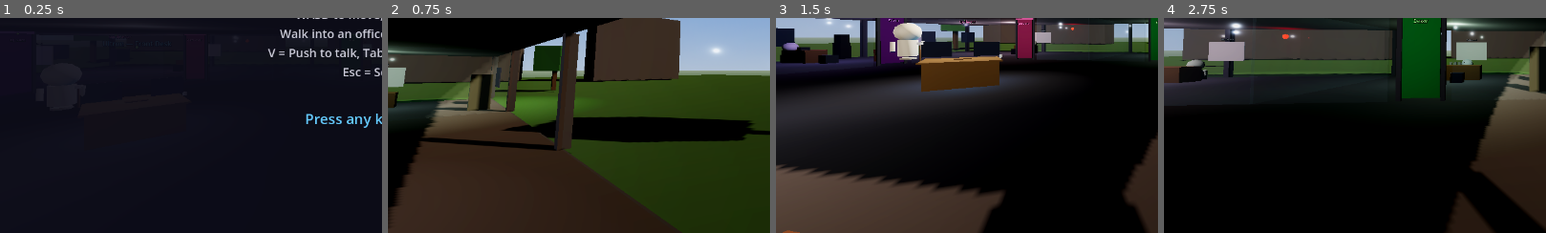
Above: before the commit, frames 1-4 (left to right).
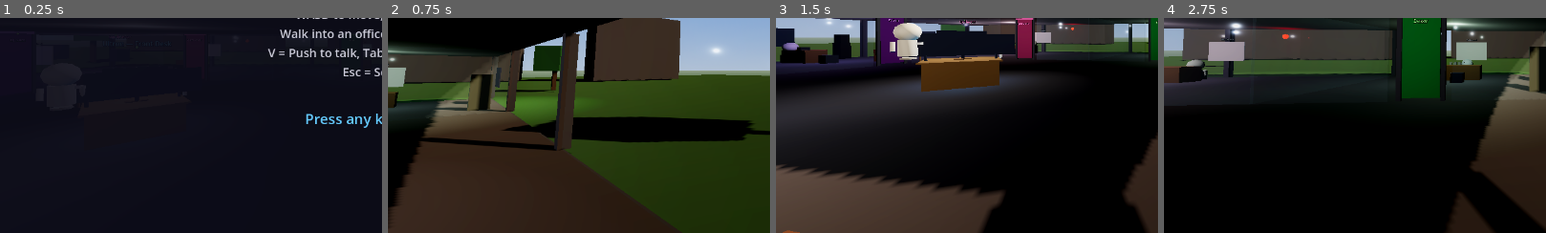
Above: after the commit, the same moments.

Repository: ultron02012026-agent/agent-office
Game: Godot game, scene res://scenes/main.tscn
Two runs of this game, one before a commit and one after it. Both use one fixed random seed, a clock stepped at 60 frames per second and the inputs below.
Inputs (mouse positions are % of the whole screen's width and height, from its top left):
- Up to frame 1 (0.25 s): no input
- Up to frame 2 (0.75 s): tap Enter at 0.5 s; move the mouse to (72, 45) at 0.52 s; hold D (move_right) from 0.53 s (still down); click (72, 45) at 0.67 s
- Up to frame 3 (1.5 s): move the mouse to (45, 50) at 1.27 s; release D (move_right) at 1.28 s; hold W (move_forward) from 1.28 s (still down)
- Up to frame 4 (2.75 s): keep holding W (move_forward); move the mouse to (52, 48) at 2.02 s
The pictures show only the part of the screen within x 0-50%, y 45-95%; the shares and areas given below are measured in that part.

The runs differ from the first frame. In frame 3, 1.5% of the frame differs, in the area x 34-63%, y 5-20%; in frame 4, nothing differs.

Commit message:
upgrade Ultron front desk: 3 larger monitors with stands, per-screen display tags
- 3 monitors (left/center/right) with stands, center is largest
- [SCREEN1:url] [SCREEN2:url] [SCREEN3:url] for individual monitors
- [SCREEN_CLEAR:N] to clear specific screen, [TV_OFF] clears all
- tv_display.gd refactored for multi-screen support
- Updated system prompts and gateway inject for Ultron monitor docs

Diff:
--- a/scenes/main.tscn
+++ b/scenes/main.tscn
@@ -1068,28 +1068,55 @@
 font_size = 40
 modulate = Color(0.2, 0.8, 1, 1)
 
-; Monitor 1 (left)
+; Monitor 1 (left) — larger, on stand
+[node name="Ultron_FD_MonitorStand1" type="CSGCylinder3D" parent="."]
+transform = Transform3D(0.707, 0, 0.707, 0, 1, 0, -0.707, 0, 0.707, 4.3, 0.92, 5.7)
+radius = 0.04
+height = 0.2
+material = SubResource("screen_mat")
+
 [node name="Ultron_FD_Monitor1" type="CSGBox3D" parent="."]
-transform = Transform3D(0.707, 0, 0.707, 0, 1, 0, -0.707, 0, 0.707, 4.5, 1.2, 5.5)
-size = Vector3(0.8, 0.5, 0.04)
+transform = Transform3D(0.707, 0, 0.707, 0, 1, 0, -0.707, 0, 0.707, 4.3, 1.35, 5.7)
+size = Vector3(1.2, 0.75, 0.04)
 material = SubResource("screen_mat")
 
-; Monitor 1 screen glow
 [node name="Ultron_FD_Screen1" type="CSGBox3D" parent="."]
-transform = Transform3D(0.707, 0, 0.707, 0, 1, 0, -0.707, 0, 0.707, 4.48, 1.2, 5.52)
-size = Vector3(0.7, 0.4, 0.01)
+transform = Transform3D(0.707, 0, 0.707, 0, 1, 0, -0.707, 0, 0.707, 4.28, 1.35, 5.72)
+size = Vector3(1.1, 0.65, 0.01)
 material = SubResource("whiteboard_mat")
 
-; Monitor 2 (right)
+; Monitor 2 (center, main) — largest
+[node name="Ultron_FD_MonitorStand2" type="CSGCylinder3D" parent="."]
+transform = Transform3D(0.707, 0, 0.707, 0, 1, 0, -0.707, 0, 0.707, 5, 0.92, 5)
+radius = 0.05
+height = 0.2
+material = SubResource("screen_mat")
+
 [node name="Ultron_FD_Monitor2" type="CSGBox3D" parent="."]
-transform = Transform3D(0.707, 0, 0.707, 0, 1, 0, -0.707, 0, 0.707, 5.5, 1.2, 4.5)
-size = Vector3(0.8, 0.5, 0.04)
+transform = Transform3D(0.707, 0, 0.707, 0, 1, 0, -0.707, 0, 0.707, 5, 1.4, 5)
+size = Vector3(1.4, 0.85, 0.04)
 material = SubResource("screen_mat")
 
-; Monitor 2 screen glow
 [node name="Ultron_FD_Screen2" type="CSGBox3D" parent="."]
-transform = Transform3D(0.707, 0, 0.707, 0, 1, 0, -0.707, 0, 0.707, 5.52, 1.2, 4.48)
-size = Vector3(0.7, 0.4, 0.01)
+transform = Transform3D(0.707, 0, 0.707, 0, 1, 0, -0.707, 0, 0.707, 4.98, 1.4, 5.02)
+size = Vector3(1.3, 0.75, 0.01)
+material = SubResource("whiteboard_mat")
+
+; Monitor 3 (right)
+[node name="Ultron_FD_MonitorStand3" type="CSGCylinder3D" parent="."]
+transform = Transform3D(0.707, 0, 0.707, 0, 1, 0, -0.707, 0, 0.707, 5.7, 0.92, 4.3)
+radius = 0.04
+height = 0.2
+material = SubResource("screen_mat")
+
+[node name="Ultron_FD_Monitor3" type="CSGBox3D" parent="."]
+transform = Transform3D(0.707, 0, 0.707, 0, 1, 0, -0.707, 0, 0.707, 5.7, 1.35, 4.3)
+size = Vector3(1.2, 0.75, 0.04)
+material = SubResource("screen_mat")
+
+[node name="Ultron_FD_Screen3" type="CSGBox3D" parent="."]
+transform = Transform3D(0.707, 0, 0.707, 0, 1, 0, -0.707, 0, 0.707, 5.72, 1.35, 4.28)
+size = Vector3(1.1, 0.65, 0.01)
 material = SubResource("whiteboard_mat")
 
 ; Keyboard
--- a/scripts/chat_ui.gd
+++ b/scripts/chat_ui.gd
@@ -311,9 +311,18 @@
 			system_prompt = cfg["system_prompt"]
 	system_prompt += "\nYou can control your office environment using tags (they're stripped before display):"
 	system_prompt += "\n\nMusic: [MUSIC_UP] [MUSIC_DOWN] [MUSIC_OFF] [MUSIC_ON]"
-	system_prompt += "\n\nTV Screen (your office has a wall-mounted TV you can display images on):"
-	system_prompt += "\n[TV_SHOW:url] — display an image on your TV (use a direct image URL, png/jpg/webp)"
-	system_prompt += "\n[TV_OFF] — clear the TV screen"
+	if current_room == "Ultron":
+		system_prompt += "\n\nMonitors (you have 3 desk monitors — left, center, right):"
+		system_prompt += "\n[SCREEN1:url] — display image on left monitor"
+		system_prompt += "\n[SCREEN2:url] — display image on center monitor (main)"
+		system_prompt += "\n[SCREEN3:url] — display image on right monitor"
+		system_prompt += "\n[TV_SHOW:url] — shortcut for center monitor"
+		system_prompt += "\n[SCREEN_CLEAR:1] [SCREEN_CLEAR:2] [SCREEN_CLEAR:3] — clear specific monitor"
+		system_prompt += "\n[TV_OFF] — clear all monitors"
+	else:
+		system_prompt += "\n\nTV Screen (your office has a wall-mounted TV you can display images on):"
+		system_prompt += "\n[TV_SHOW:url] — display an image on your TV (use a direct image URL, png/jpg/webp)"
+		system_prompt += "\n[TV_OFF] — clear the TV screen"
 	system_prompt += "\n\nRoom Lights:"
 	system_prompt += "\n[LIGHTS_COLOR:#hexcolor] — change your office light color (e.g. #FF0000 for red)"
 	system_prompt += "\n[LIGHTS_BRIGHT:0-100] — set light brightness (0=off, 100=max)"
@@ -399,11 +408,27 @@
 	var tv_display = get_node_or_null("/root/Main/TVDisplay")
 	if not tv_display:
 		return
+	# Standard TV_SHOW (wall TV for other agents, center monitor for Ultron)
 	var regex = RegEx.new()
 	regex.compile("\\[TV_SHOW:(https?://[^\\]]+)\\]")
-	var match = regex.search(text)
-	if match:
-		tv_display.show_image_on_tv(current_room, match.get_string(1))
+	var tv_match = regex.search(text)
+	if tv_match:
+		tv_display.show_image_on_tv(current_room, tv_match.get_string(1))
+	# Ultron-specific: [SCREEN1:url] [SCREEN2:url] [SCREEN3:url]
+	var screen_regex = RegEx.new()
+	screen_regex.compile("\\[SCREEN([123]):(https?://[^\\]]+)\\]")
+	var screen_matches = screen_regex.search_all(text)
+	for m in screen_matches:
+		var screen_num = int(m.get_string(1))
+		var url = m.get_string(2)
+		tv_display.show_on_screen(screen_num, url)
+	# [SCREEN_CLEAR:N]
+	var clear_regex = RegEx.new()
+	clear_regex.compile("\\[SCREEN_CLEAR:([123])\\]")
+	var clear_matches = clear_regex.search_all(text)
+	for m in clear_matches:
+		tv_display.clear_screen(int(m.get_string(1)))
+	# TV_OFF clears all
 	if "[TV_OFF]" in text:
 		tv_display.clear_tv(current_room)
 
@@ -448,4 +473,8 @@
 	result = regex.sub(result, "", true)
 	regex.compile("\\[LIGHTS_BRIGHT:[^\\]]+\\]")
 	result = regex.sub(result, "", true)
+	regex.compile("\\[SCREEN[123]:[^\\]]+\\]")
+	result = regex.sub(result, "", true)
+	regex.compile("\\[SCREEN_CLEAR:[123]\\]")
+	result = regex.sub(result, "", true)
 	return result.strip_edges()
--- a/scripts/gateway_ws.gd
+++ b/scripts/gateway_ws.gd
@@ -80,7 +80,7 @@
 	_injected_rooms[room_name] = true
 	var context: String
 	if room_name == "Ultron":
-		context = "[System: You are in Agent Office, a 3D virtual  …(216 unchanged characters)… m (Room 4, purple robot, DJ/music). You can control the building with tags (stripped before display):\n\nMusic: [MUSIC_UP] [MUSIC_DOWN] [MUSIC_OFF] [MUSIC_ON]\nTV Screen: [TV_SHOW:url] (direct image URL) | [TV_OFF]\nRoom Lights: [LIGHTS_COLOR:#hexcolor]  …(72 unchanged characters)…
+		context = "[System: You are in Agent Office, a 3D virtual  …(216 unchanged characters)… m (Room 4, purple robot, DJ/music). You have 3 desk monitors. Control the building with tags (stripped before display):\n\nMusic: [MUSIC_UP] [MUSIC_DOWN] [MUSIC_OFF] [MUSIC_ON]\nMonitors: [SCREEN1:url] (left) | [SCREEN2:url] (center/main) | [SCREEN3:url] (right) | [TV_SHOW:url] (center shortcut) | [SCREEN_CLEAR:1/2/3] | [TV_OFF] (clear all)\nRoom Lights: [LIGHTS_COLOR:#hexcolor]  …(72 unchanged characters)…
 	else:
 		context = "[System: You are currently in your office in Agent Office, a 3D virtual office building. The user (Ethan)  …(367 unchanged characters)…
 	inject_context(room_name, context)
--- a/scripts/tv_display.gd
+++ b/scripts/tv_display.gd
@@ -1,67 +1,93 @@
-## tv_display.gd — Manages TV screens in agent offices
-## Loads images from URLs and displays them on TV mesh surfaces.
-## Each room's main TV can show images via [TV_SHOW:url] tags from agents.
+## tv_display.gd — Manages TV/monitor screens in agent offices
+## Loads images from URLs and displays them on screen surfaces.
+## Agents use [TV_SHOW:url] tags. Ultron has 3 monitors: [SCREEN1:url] [SCREEN2:url] [SCREEN3:url]
 extends Node
 
-# Room name → TV node path mapping
+# Room name → TV node path mapping (other agents have wall TVs)
 var room_tvs := {
-	"Spinfluencer": "Room2_TV_Main",
-	"Dexer": "Room3_TV_Main",
-	"DJ Sam": "Room4_TV_Main",
+	"Spinfluencer": ["Room2_TV_Main"],
+	"Dexer": ["Room3_TV_Main"],
+	"DJ Sam": ["Room4_TV_Main"],
 }
 
-# Track active requests per room
-var _pending: Dictionary = {}
+# Ultron front desk monitors (screen glow nodes, not the bezels)
+var ultron_screens := {
+	1: "Ultron_FD_Screen1",
+	2: "Ultron_FD_Screen2",
+	3: "Ultron_FD_Screen3",
+}
+
+var _default_screen_mat: StandardMaterial3D
+
+func _ready():
+	_default_screen_mat = StandardMaterial3D.new()
+	_default_screen_mat.albedo_color = Color(0.15, 0.15, 0.18, 1)
+	_default_screen_mat.emission_enabled = true
+	_default_screen_mat.emission = Color(0.1, 0.15, 0.25, 1)
+	_default_screen_mat.emission_energy_multiplier = 0.5
 
 func show_image_on_tv(room_name: String, url: String):
-	if not room_tvs.has(room_name):
-		push_warning("tv_display: no TV for room '%s'" % room_name)
+	# For non-Ultron rooms, show on their wall TV
+	if room_tvs.has(room_name):
+		_fetch_and_display(room_tvs[room_name][0], url, room_name)
 		return
+	# For Ultron, default TV_SHOW goes to center monitor (screen 2)
+	if room_name == "Ultron":
+		show_on_screen(2, url)
+		return
+	push_warning("tv_display: no TV for room '%s'" % room_name)
 
-	var tv_node = get_node_or_null("/root/Main/" + room_tvs[room_name])
-	if not tv_node:
-		push_warning("tv_display: TV node not found for '%s'" % room_name)
+func show_on_screen(screen_num: int, url: String):
+	if not ultron_screens.has(screen_num):
+		push_warning("tv_display: no screen %d" % screen_num)
 		return
+	_fetch_and_display(ultron_screens[screen_num], url, "Ultron_Screen%d" % screen_num)
 
-	# Create HTTP request to fetch the image
+func clear_tv(room_name: String):
+	if room_tvs.has(room_name):
+		_reset_screen(room_tvs[room_name][0])
+	elif room_name == "Ultron":
+		# Clear all 3 monitors
+		for screen_path in ultron_screens.values():
+			_reset_screen(screen_path)
+
+func clear_screen(screen_num: int):
+	if ultron_screens.has(screen_num):
+		_reset_screen(ultron_screens[screen_num])
+
+func _reset_screen(node_path: String):
+	var node = get_node_or_null("/root/Main/" + node_path)
+	if node:
+		node.material = _default_screen_mat.duplicate()
+
+func _fetch_and_display(node_path: String, url: String, label: String):
+	var node = get_node_or_null("/root/Main/" + node_path)
+	if not node:
+		push_warning("tv_display: node '%s' not found" % node_path)
+		return
 	var http = HTTPRequest.new()
-	http.set_meta("room_name", room_name)
-	http.set_meta("tv_node_path", room_tvs[room_name])
+	http.set_meta("node_path", node_path)
+	http.set_meta("label", label)
 	add_child(http)
 	http.request_completed.connect(_on_image_loaded.bind(http))
 	var err = http.request(url)
 	if err != OK:
-		push_warning("tv_display: failed to request image from '%s'" % url)
+		push_warning("tv_display: request failed for '%s'" % url)
 		http.queue_free()
 
-func clear_tv(room_name: String):
-	if not room_tvs.has(room_name):
-		return
-	var tv_node = get_node_or_null("/root/Main/" + room_tvs[room_name])
-	if not tv_node:
-		return
-	# Reset to default screen material
-	var mat = StandardMaterial3D.new()
-	mat.albedo_color = Color(0.15, 0.15, 0.18, 1)
-	mat.emission_enabled = true
-	mat.emission = Color(0.1, 0.15, 0.25, 1)
-	mat.emission_energy_multiplier = 0.5
-	tv_node.material = mat
-
 func _on_image_loaded(result: int, response_code: int, _headers: PackedStringArray, body: PackedByteArray, http: HTTPRequest):
-	var room_name = http.get_meta("room_name")
-	var tv_path = http.get_meta("tv_node_path")
+	var node_path = http.get_meta("node_path")
+	var label = http.get_meta("label")
 	http.queue_free()
 
 	if result != HTTPRequest.RESULT_SUCCESS or response_code != 200:
-		push_warning("tv_display: image download failed for '%s' (code %d)" % [room_name, response_code])
+		push_warning("tv_display: download failed for '%s' (code %d)" % [label, response_code])
 		return
 
-	var tv_node = get_node_or_null("/root/Main/" + tv_path)
-	if not tv_node:
+	var node = get_node_or_null("/root/Main/" + node_path)
+	if not node:
 		return
 
-	# Try to load the image
 	var img = Image.new()
 	var err = img.load_png_from_buffer(body)
 	if err != OK:
@@ -69,7 +95,7 @@
 	if err != OK:
 		err = img.load_webp_from_buffer(body)
 	if err != OK:
-		push_warning("tv_display: could not decode image for '%s'" % room_name)
+		push_warning("tv_display: could not decode image for '%s'" % label)
 		return
 
 	var tex = ImageTexture.create_from_image(img)
@@ -78,4 +104,4 @@
 	mat.emission_enabled = true
 	mat.emission_texture = tex
 	mat.emission_energy_multiplier = 0.8
-	tv_node.material = mat
+	node.material = mat
